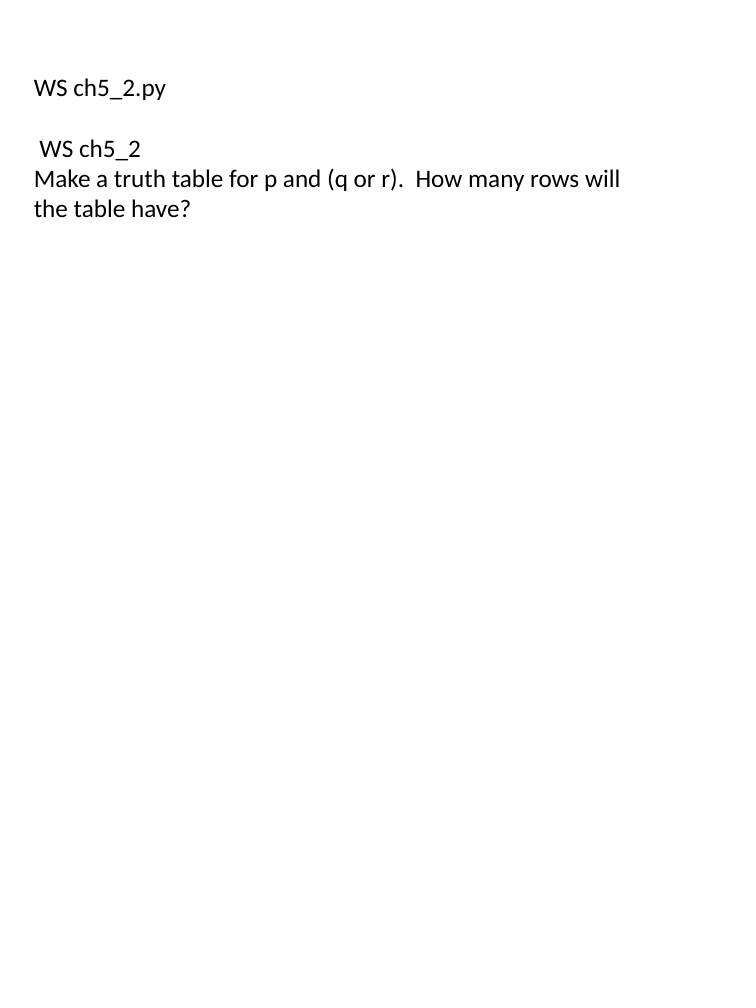
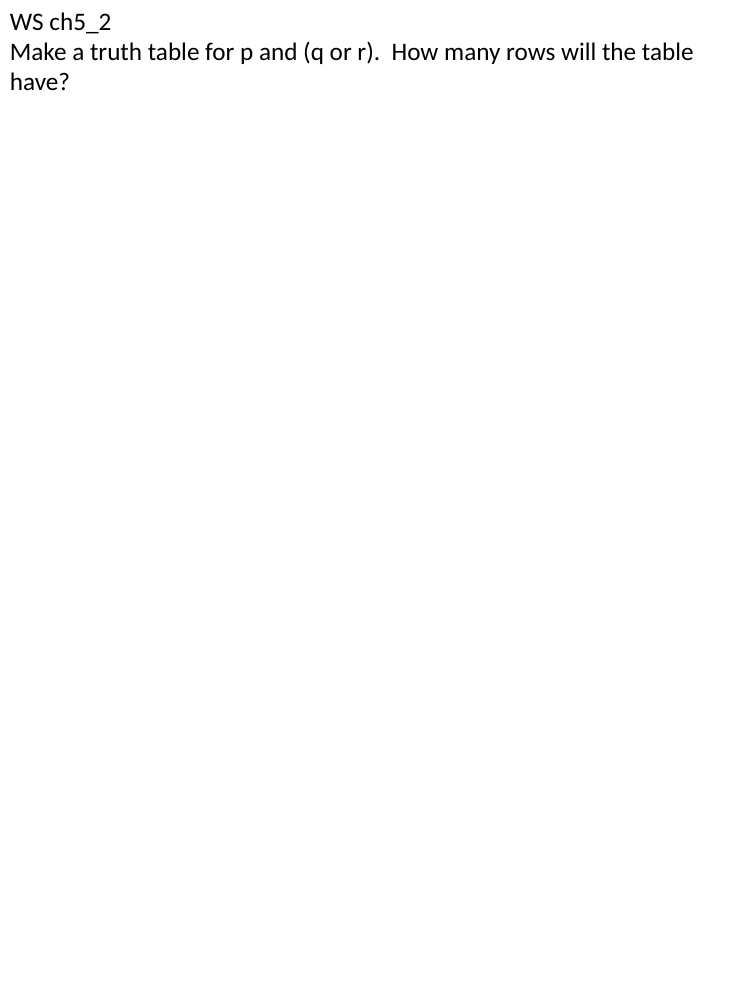
Before and after one commit to Lor3nzoMartinez/Python, a slide deck: slide 2 of Homework/ch 5 conditionals.pptx (slide 5 before the commit). Drawn at 756x1008 pixels with LibreOffice and Linux fonts; fonts in the diff are those of the drawing. Boxes give left, top, right and bottom in pixels: in the first picture for what was removed or moved away, otherwise in the second. Text is boxed around its words. In the diff, an @@ line names an element or a change of style, - is before the commit and + after.

```diff
--- a/Homework/ch 5 conditionals.pptx
+++ b/Homework/ch 5 conditionals.pptx
@@ text "WS ch5_2": place and size @@
-text "WS ch5_2" at [34, 78, 620, 217]
+text "WS ch5_2" at [10, 12, 694, 91]
@@ text at [34, 78, 166, 100]: paragraph removed @@
-WS ch5_2.py
```
Also in this commit, not shown: 6 other slides changed, 14 slides removed, 59 other files.
